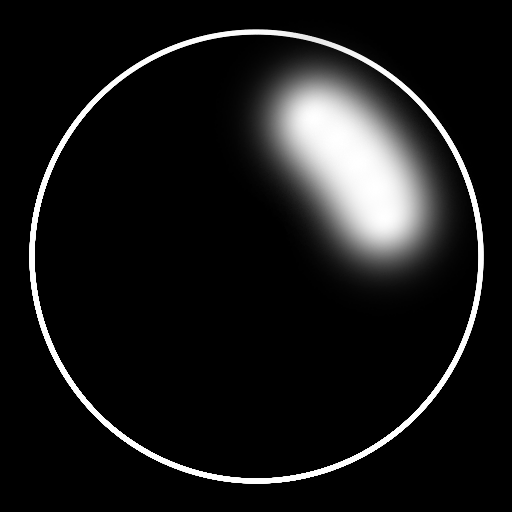
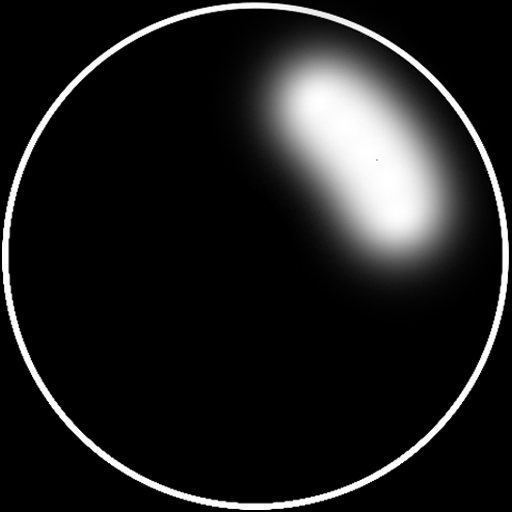
Layered file, before and after one edit (512×512). Changes by layer:
added layer "All" above "레이어 1 복사" over [left=2, top=1, right=509, bottom=510]
hid "레이어 1 복사" over [left=29, top=29, right=484, bottom=484]
hid "레이어 6" over [left=214, top=19, right=484, bottom=317]